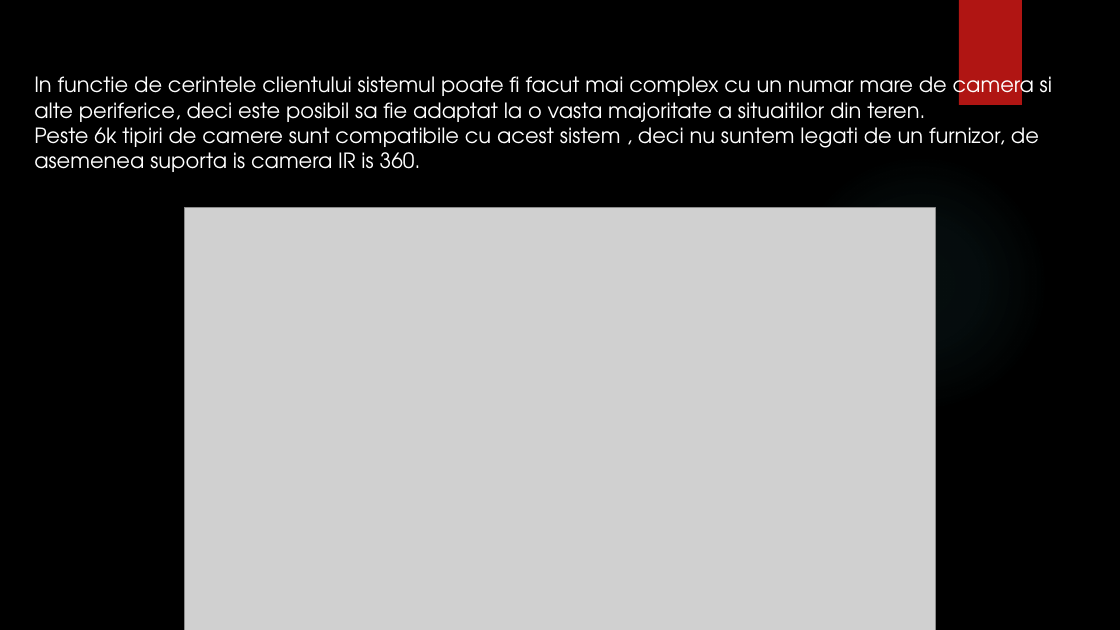
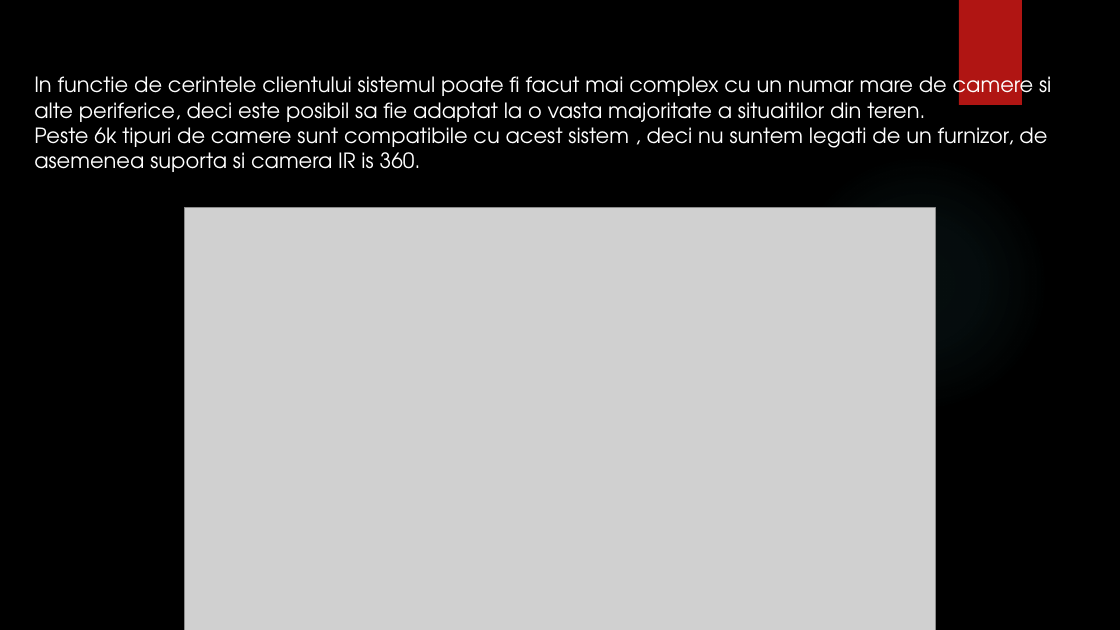
Before and after one commit to immortal-sniper1/BEIA-, a slide deck: slide 3 of prezentare XPROTECT.pptx. Drawn at 1120x630 pixels with LibreOffice and Linux fonts; fonts in the diff are those of the drawing; grey boxes stand for pictures; background and template pictures are left out. Boxes give left, top, right and bottom in pixels: in the first picture for what was removed or moved away, otherwise in the second. Text is boxed around its words. In the diff, an @@ line names an element or a change of style, - is before the commit and + after.

```diff
--- a/prezentare XPROTECT.pptx
+++ b/prezentare XPROTECT.pptx
@@ text at [34,71,1051,172]: text changed @@
-In functie de cerintele clientului sistemul poate fi facut mai complex cu un numar mare de camera si alte periferice, deci este posibil sa fie adaptat la o vasta majoritate a situaitilor din teren.
-Peste 6k tipiri de camere sunt compatibile cu acest sistem , deci nu suntem legati de un furnizor, de asemenea suporta is camera IR is 360.
+In functie de cerintele clientului sistemul poate fi facut mai complex cu un numar mare de camere si alte periferice, deci este posibil sa fie adaptat la o vasta majoritate a situaitilor din teren.
+Peste 6k tipuri de camere sunt compatibile cu acest sistem , deci nu suntem legati de un furnizor, de asemenea suporta si camera IR is 360.
```
Also in this commit, not shown: 4 other slides changed, 3 other files.
